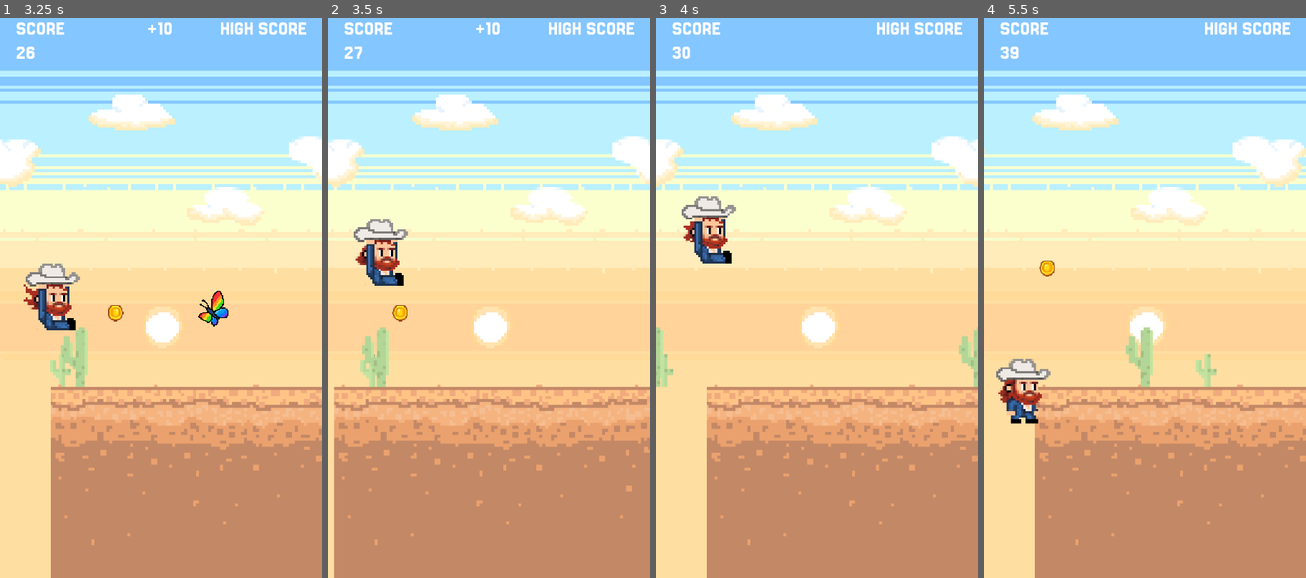
Above: before the commit, frames 1-4 (left to right).
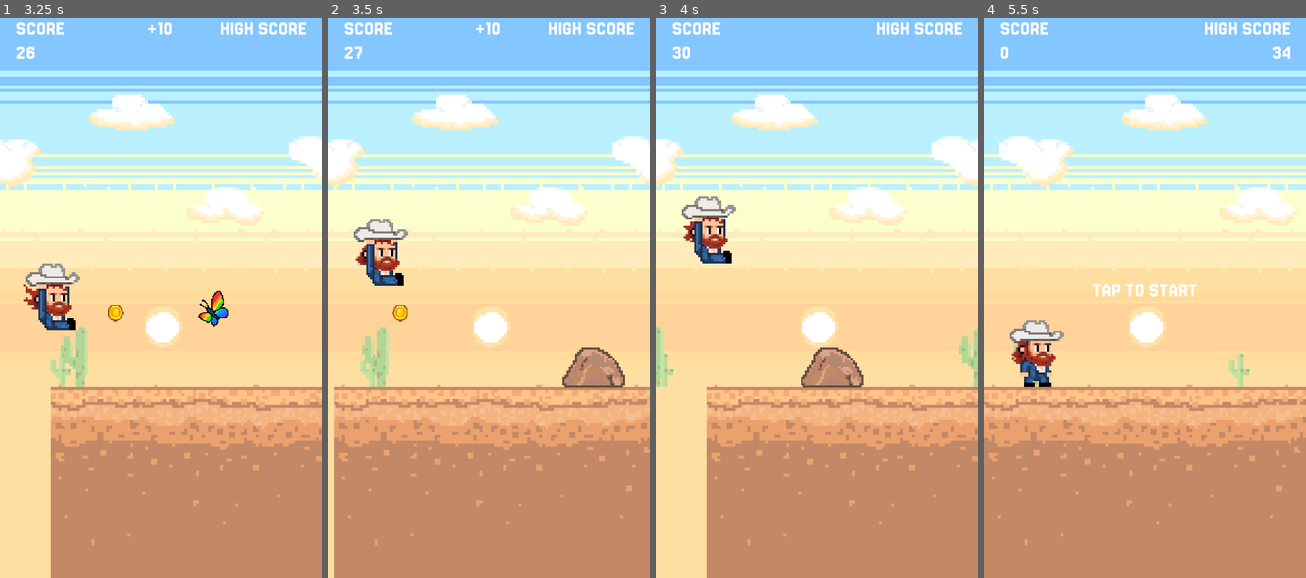
Above: after the commit, the same moments.

Repository: rgomezp/cowboy-game
Game: Godot game, scene res://scenes/main.tscn
The game is run twice, just before and just after one commit, with the same random seed, the same clock (stepped at 60 frames per second) and the same inputs.
Inputs (mouse positions are in pixels of both pictures, inside the frame that each line leads up to):
- Up to frame 1 (3.25 s): tap Enter (ui_accept) at 0.5, 0.77, 1.52, 3.02 s; hold Down (ui_down) 2.03-2.78 s
- Up to frame 2 (3.5 s): no input
- Up to frame 3 (4 s): tap Enter (ui_accept) at 3.77 s
- Up to frame 4 (5.5 s): hold Down (ui_down) 4.28-5 s; tap Enter (ui_accept) at 4.52 s; click (1145, 292) at 5 s, where only the run after the commit has a clickable "RESTART"

Frame 1 is identical in both runs. In frame 2, 1.1% of the frame differs, in the area x 72-93%, y 58-66%; in frame 3, 1.1%; in frame 4, 18%, in the area x 0-100%, y 5-100%.

Commit message:
Improves special event timing and clarity
Adjusts the special event scheduling interval to be between 60 and 120 seconds, providing a more consistent and engaging experience.

Removes debug print statements from special event logic, reducing clutter and improving performance.

Diff:
--- a/scenes/SpecialEventManager.gd
+++ b/scenes/SpecialEventManager.gd
@@ -36,10 +36,9 @@
 	schedule_next_event()
 
 func schedule_next_event():
-	# Schedule next event in 0-5 seconds (for testing - normally 60-120 seconds / 1-2 minutes)
-	next_event_interval = randf_range(0.0, 5.0)
+	# Schedule next event in 60-120 seconds (1-2 minutes)
+	next_event_interval = randf_range(60.0, 120.0)
 	time_since_last_event = 0.0
-	print("[SpecialEvent] Scheduled next event in %.1f seconds" % next_event_interval)
 
 func update(delta: float, current_speed: float, camera_x: float) -> void:
 	if is_event_active:
@@ -48,14 +47,12 @@
 		# Check if it's time for a new event
 		time_since_last_event += delta
 		if time_since_last_event >= next_event_interval:
-			print("[SpecialEvent] Time reached! Starting special event (waited %.1f seconds)" % time_since_last_event)
 			start_special_event()
 
 func start_special_event():
 	is_event_active = true
 	event_phase = "preparing"
 	prepare_timer = 0.0
-	print("[SpecialEvent] Event started - Phase: %s (preparing for %.1f seconds)" % [event_phase, PREPARE_DURATION])
 	special_event_started.emit()
 
 func handle_active_event(delta: float, current_speed: float, camera_x: float):
@@ -64,30 +61,24 @@
 			# Wait 5 seconds with only coins
 			prepare_timer += delta
 			if prepare_timer >= PREPARE_DURATION:
-				print("[SpecialEvent] Preparation complete (%.1f seconds). Spawning special..." % prepare_timer)
 				spawn_special(current_speed, camera_x)
 				event_phase = "active"
-				print("[SpecialEvent] Phase changed to: %s" % event_phase)
 
 		"active":
 			# Check if special has moved off screen
 			# The special flag script handles its own cleanup, so we just check if it's still valid
 			if not current_special or not is_instance_valid(current_special):
 				# Special was removed, end event
-				print("[SpecialEvent] Special object removed/cleaned up. Ending event.")
 				end_special_event()
 
 func spawn_special(current_speed: float, camera_x: float):
 	if special_scenes.is_empty():
-		print("[SpecialEvent] ERROR: No special scenes available!")
 		end_special_event()
 		return
 
 	# Pick a random special
 	var special_scene = special_scenes[randi() % special_scenes.size()]
 	current_special = special_scene.instantiate()
-	var special_name = current_special.name
-	print("[SpecialEvent] Spawning special: %s" % special_name)
 
 	# Position flag so bottom touches ground level (y=1280)
 	var sprite = current_special.get_node("Sprite2D")
@@ -108,7 +99,6 @@
 	current_special.position = Vector2(spawn_x, spawn_y)
 	# Set z_index lower than ground so flags appear behind it
 	current_special.z_index = -1
-	print("[SpecialEvent] Special positioned at: (%.1f, %.1f), camera_x: %.1f, sprite_height: %.1f, scale: %s" % [spawn_x, spawn_y, camera_x, sprite_height, sprite_scale])
 
 	# Add to scene tree first so get_tree() works
 	add_child(current_special)
@@ -116,21 +106,17 @@
 	# Initialize the special flag script if it exists (after adding to tree)
 	if current_special.has_method("initialize"):
 		current_special.initialize(current_speed, screen_size, camera_x)
-		print("[SpecialEvent] Special initialized with speed: %.1f (30%% parallax)" % current_speed)
 
 func end_special_event():
-	print("[SpecialEvent] Ending special event. Phase: %s" % event_phase)
 	is_event_active = false
 	event_phase = "waiting"
 	prepare_timer = 0.0
 
 	if current_special and is_instance_valid(current_special):
-		print("[SpecialEvent] Cleaning up special object: %s" % current_special.name)
 		current_special.queue_free()
 	current_special = null
 
 	schedule_next_event()
-	print("[SpecialEvent] Event ended. Spawners re-enabled.")
 	special_event_ended.emit()
 
 func get_event_active() -> bool:
--- a/scenes/main.gd
+++ b/scenes/main.gd
@@ -342,14 +342,12 @@
 
 func _on_special_event_started():
 	# Disable obstacles, foes, and butterflies (keep coins enabled)
-	print("[Main] Special event started - disabling obstacles, foes, and butterflies")
 	set_obstacle_spawning_enabled(false)
 	set_foe_spawning_enabled(false)
 	set_butterfly_spawning_enabled(false)
 
 func _on_special_event_ended():
 	# Re-enable all spawners
-	print("[Main] Special event ended - re-enabling all spawners")
 	set_obstacle_spawning_enabled(true)
 	set_foe_spawning_enabled(true)
 	set_butterfly_spawning_enabled(true)
